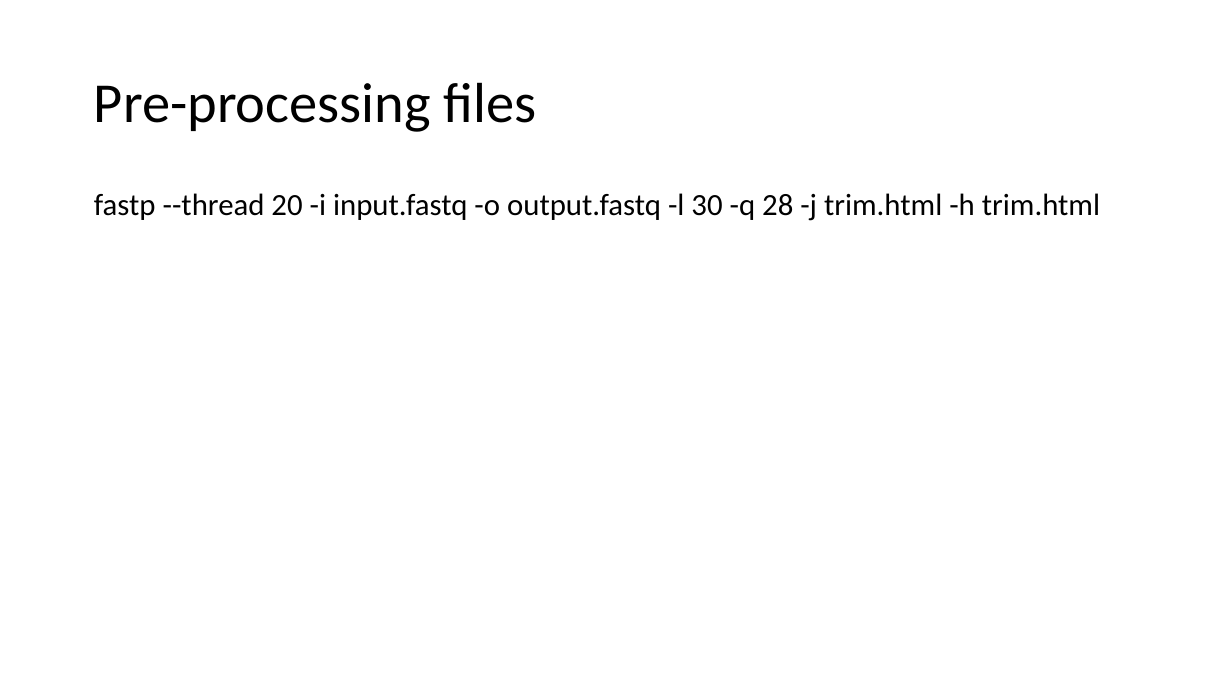
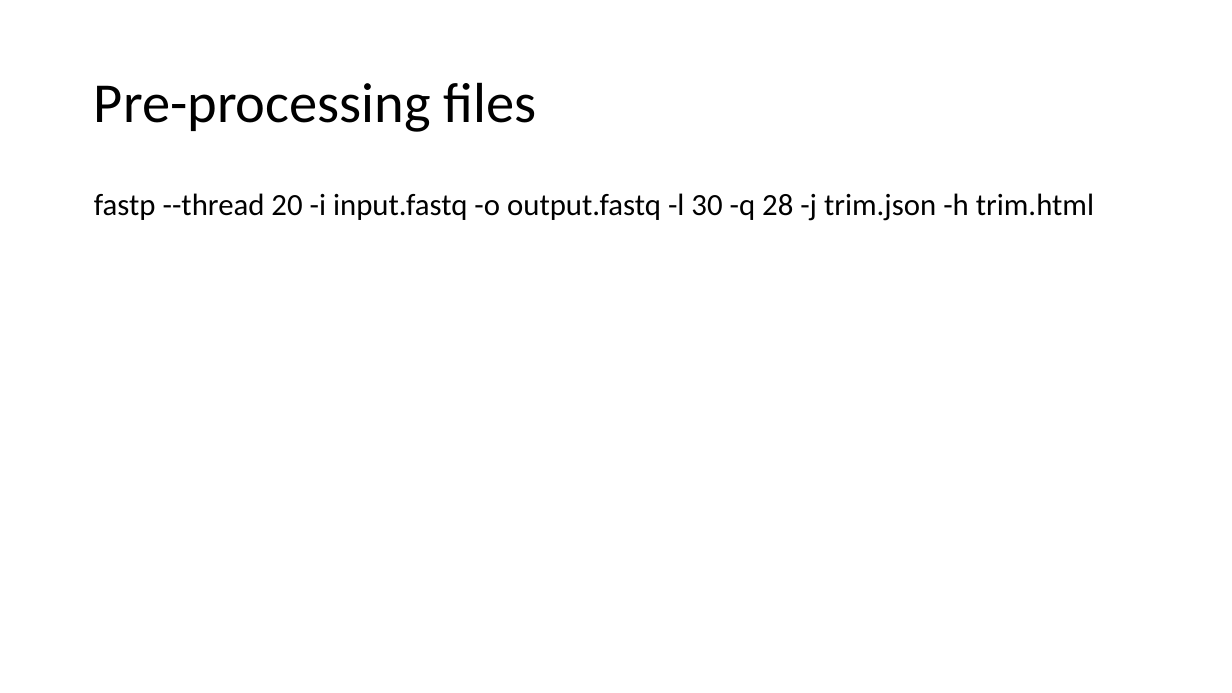
Before and after one commit to j-berg/bioinformatics-bootcamp, a slide deck: slide 14 of class_5/class_5.pptx. Drawn at 1232x693 pixels with LibreOffice and Linux fonts; fonts in the diff are those of the drawing. Boxes give left, top, right and bottom in pixels: in the first picture for what was removed or moved away, otherwise in the second. Text is boxed around its words. In the diff, an @@ line names an element or a change of style, - is before the commit and + after.

```diff
--- a/class_5/class_5.pptx
+++ b/class_5/class_5.pptx
@@ text at [94, 193, 1094, 221]: text changed @@
-fastp --thread 20 -i input.fastq -o output.fastq -l 30 -q 28 -j trim.html -h trim.html
+fastp --thread 20 -i input.fastq -o output.fastq -l 30 -q 28 -j trim.json -h trim.html
```
Also in this commit, not shown: 4 other slides changed, 1 slide added, 1 other file.
